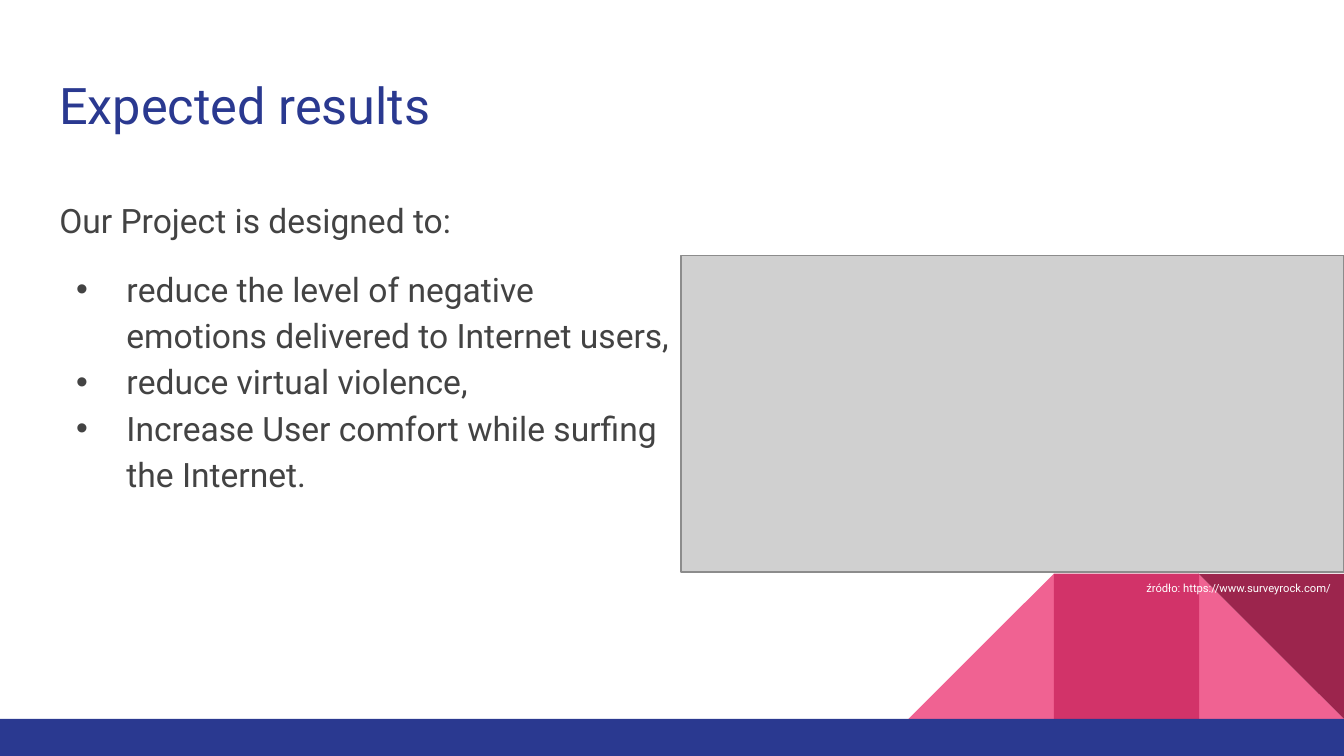
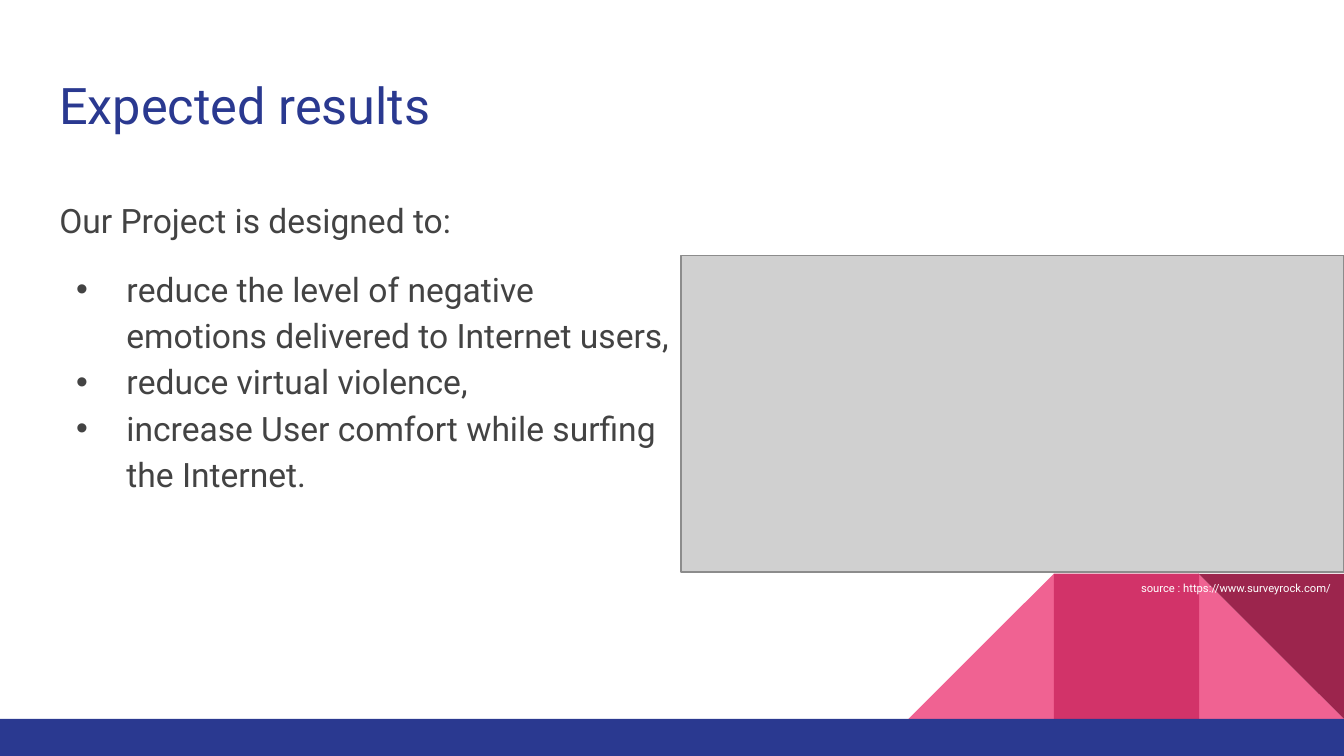
Before and after one commit to Jakub-S-K/beHappy-Ai4Youth, a slide deck: slide 6 of beHappy in English.pptx. Drawn at 1344x756 pixels with LibreOffice and Linux fonts; fonts in the diff are those of the drawing; grey boxes stand for pictures. Boxes give left, top, right and bottom in pixels: in the first picture for what was removed or moved away, otherwise in the second. Text is boxed around its words. In the diff, an @@ line names an element or a change of style, - is before the commit and + after.

```diff
--- a/beHappy in English.pptx
+++ b/beHappy in English.pptx
@@ text at [126, 415, 655, 488]: text changed @@
-• Increase User comfort while surfing the Internet.
+• increase User comfort while surfing the Internet.
@@ text at [1141, 581, 1331, 595]: text changed @@
-źródło: https://www.surveyrock.com/
+source : https://www.surveyrock.com/
```
Also in this commit, not shown: 6 other slides changed, 1 slide added, 1 slide removed, 1 other file.
